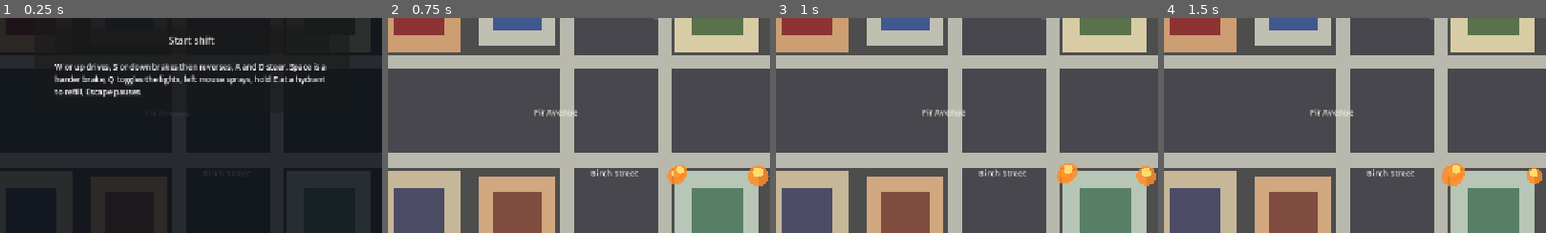
Above: before the commit, frames 1-4 (left to right).
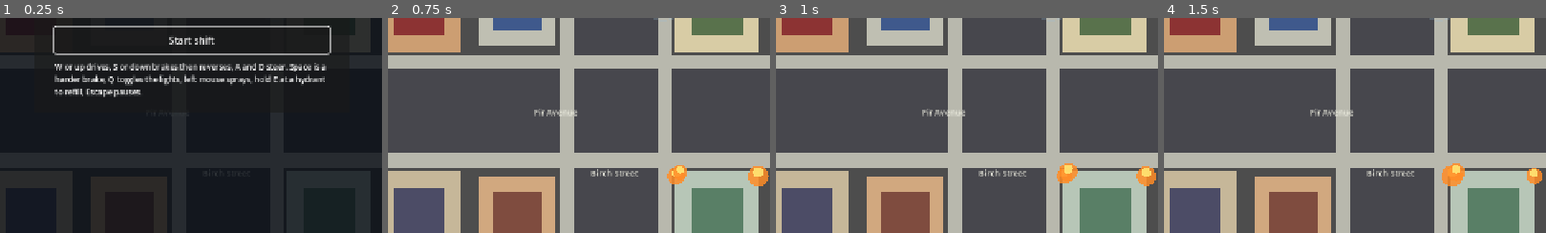
Above: after the commit, the same moments.

Repository: jbone707/firetruckgame
Game: Godot game, scene res://scenes/Main.tscn
The game is run twice, just before and just after one commit, with the same random seed, the same clock (stepped at 60 frames per second) and the same inputs.
Inputs (mouse positions are % of the whole screen's width and height, from its top left):
- Up to frame 1 (0.25 s): no input
- Up to frame 2 (0.75 s): click "Start shift" at 0.5 s
- Up to frame 3 (1 s): no input
- Up to frame 4 (1.5 s): move the mouse to (72, 45) at 1.27 s; hold D (steer_right) from 1.28 s (still down); hold W (drive_throttle) from 1.28 s (still down)
The pictures show only the part of the screen within x 25-75%, y 48-98%; the shares and areas given below are measured in that part.

The runs differ from the first frame. In frame 1, 1.4% of the frame differs, in the area x 13-87%, y 3-18%; in frame 2, nothing differs; in frame 3, nothing differs; in frame 4, nothing differs.

Commit message:
Part 6: verification, self-review, documents
Focus handling added to the three UI panels, which had none: each now
moves focus to the control it wants pressed, so every screen is
keyboard operable rather than only the pause menu.

Three checkers proven by deliberate failure and restored: the velocity
reconciliation in TruckController (physics runner reports "got 10" and
exits 1, while the unit suite stays green, which is the honest measure
of what each covers), stream occlusion (dropping world_static from the
query mask reports health 80.0 and exits 1), and the reward guard
(removing it pays 350 for one call instead of 100).

DESIGN.md no longer calls the game scaffolding, and separates what is
built from what is judgement James has to make at the keyboard.
DEVELOPMENT_STATUS.md carries the full section 10 self-review, the
commands and exit codes, known issues, and the six item manual
checklist for the things no headless run can observe.

Windows export skipped as instructed: no export_templates directory
exists under %APPDATA%\Godot, so no 4.7.2 templates are installed and
nothing was installed to change that.

Final verification:
  --headless --path . --import                 exit 0
  --headless --path . --quit-after 300         exit 0
  --script res://tests/run_tests.gd            exit 0, 28 methods,
                                               255 assertions, no leaks
  --script res://tests/run_physics_tests.gd    exit 0, 16 checks

Co-Authored-By: Claude Opus 5 <noreply@anthropic.com>

Diff:
--- a/scripts/GameUI.gd
+++ b/scripts/GameUI.gd
@@ -34,6 +34,7 @@
 var _siren_label: Label
 
 var _menu_panel: Control
+var _menu_start_button: Button
 var _results_panel: Control
 var _results_title: Label
 var _results_detail: Label
@@ -41,6 +42,8 @@
 var _shop_status: Label
 var _shop_owned: Label
 var _buy_button: Button
+var _results_shop_button: Button
+var _shop_back_button: Button
 
 var _arrow: Control
 var _arrow_direction: Vector2 = Vector2.ZERO
@@ -214,9 +217,9 @@
 	blurb.autowrap_mode = TextServer.AUTOWRAP_WORD_SMART
 	rows.add_child(blurb)
 
-	var start_button: Button = _make_button("Start shift")
-	start_button.pressed.connect(func() -> void: start_shift_pressed.emit())
-	rows.add_child(start_button)
+	_menu_start_button = _make_button("Start shift")
+	_menu_start_button.pressed.connect(func() -> void: start_shift_pressed.emit())
+	rows.add_child(_menu_start_button)
 
 	var controls := _make_label(
 		"W or up drives, S or down brakes then reverses, A and D steer."
@@ -239,9 +242,9 @@
 	_results_detail.horizontal_alignment = HORIZONTAL_ALIGNMENT_CENTER
 	rows.add_child(_results_detail)
 
-	var shop_button: Button = _make_button("Open the shop")
-	shop_button.pressed.connect(func() -> void: open_shop_pressed.emit())
-	rows.add_child(shop_button)
+	_results_shop_button = _make_button("Open the shop")
+	_results_shop_button.pressed.connect(func() -> void: open_shop_pressed.emit())
+	rows.add_child(_results_shop_button)
 
 	var again_button: Button = _make_button("Start another shift")
 	again_button.pressed.connect(func() -> void: start_shift_pressed.emit())
@@ -272,9 +275,9 @@
 	_shop_status.horizontal_alignment = HORIZONTAL_ALIGNMENT_CENTER
 	rows.add_child(_shop_status)
 
-	var back_button: Button = _make_button("Back")
-	back_button.pressed.connect(func() -> void: close_shop_pressed.emit())
-	rows.add_child(back_button)
+	_shop_back_button = _make_button("Back")
+	_shop_back_button.pressed.connect(func() -> void: close_shop_pressed.emit())
+	rows.add_child(_shop_back_button)
 
 
 # ---------------------------------------------------------------------------
@@ -286,6 +289,7 @@
 	_menu_panel.visible = true
 	_results_panel.visible = false
 	_shop_panel.visible = false
+	_focus(_menu_start_button)
 
 
 func show_playing() -> void:
@@ -304,6 +308,7 @@
 	_results_detail.text = "%s. You earned %d credits this shift, and have %d." % [
 		reason, earned, total
 	]
+	_focus(_results_shop_button)
 
 
 func show_shop(credits: int, owned: bool, cost: int, status: String) -> void:
@@ -317,6 +322,7 @@
 	)
 	_buy_button.disabled = owned or credits < cost
 	_shop_status.text = status
+	_focus(_shop_back_button if _buy_button.disabled else _buy_button)
 
 
 # ---------------------------------------------------------------------------
@@ -387,3 +393,13 @@
 		36.0,
 		13
 	)
+
+
+## Moves keyboard focus to the first thing a panel wants pressed, so every
+## screen is operable without a mouse and Tab starts somewhere sensible. Focus
+## can only be grabbed once a control is inside the tree, which is why this is
+## guarded rather than called during construction.
+func _focus(control: Control) -> void:
+	if control == null or not control.is_inside_tree():
+		return
+	control.grab_focus()
Not shown, changed: DESIGN.md
Not shown, changed: DEVELOPMENT_STATUS.md
